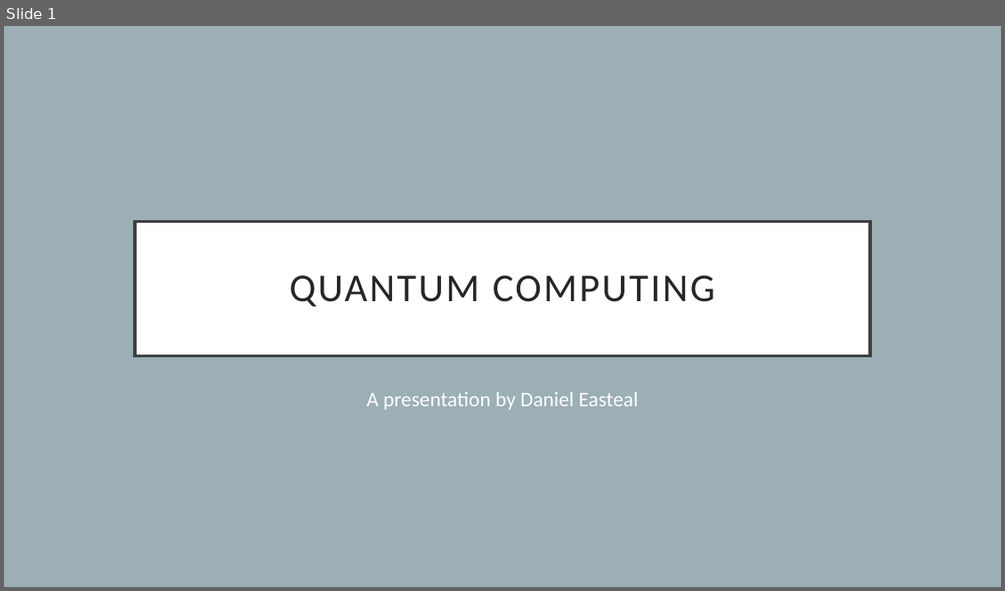
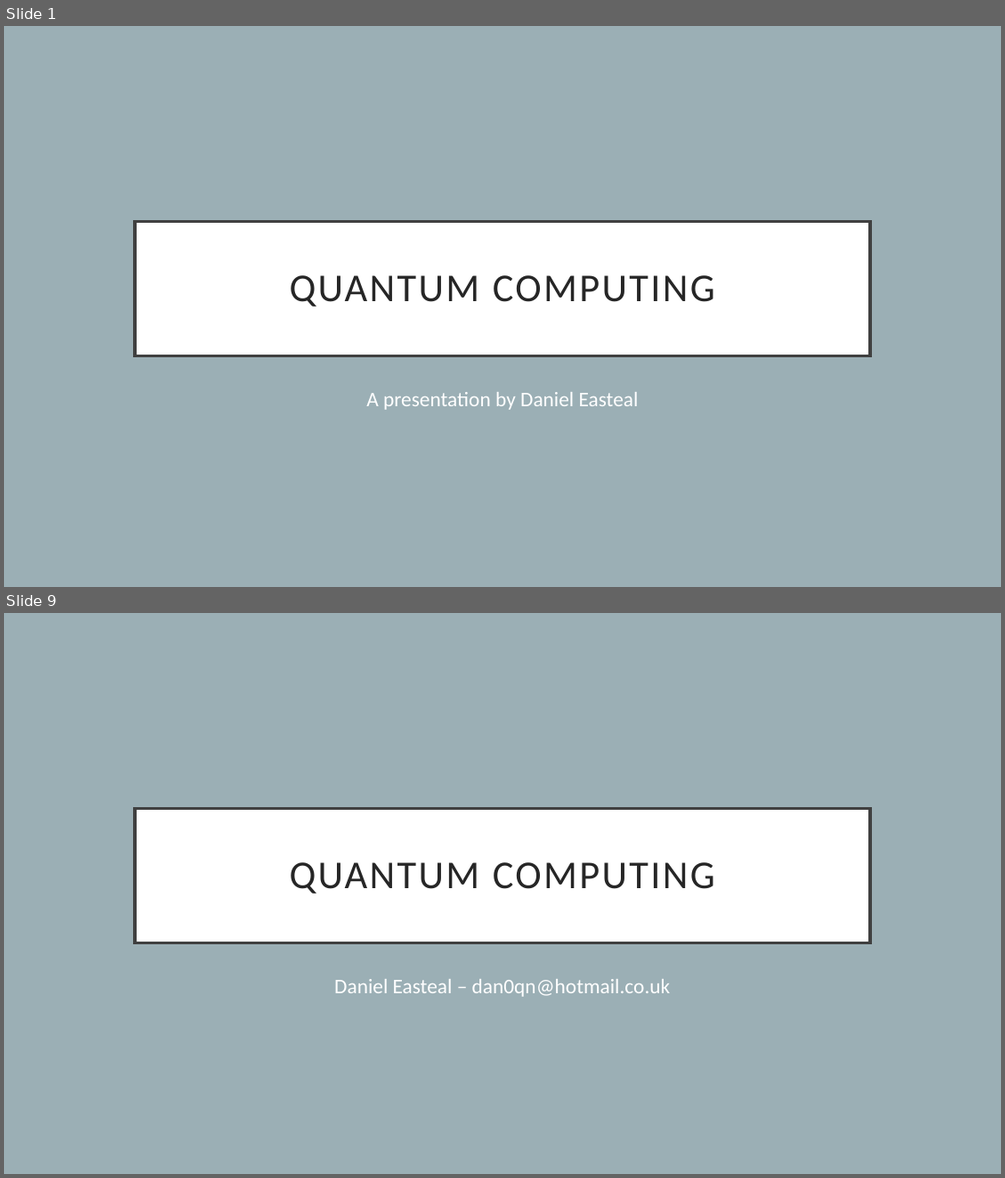
Before and after one commit to 446163/work, a slide deck: Daniel Easteals Quantum Computing.pptx. Shown one above the other, each under a label of ours: slide 1 before the commit, slides 1 and 9 after it; the slides between them are not shown. The pictures are 1005x591 and 1005x1178 pixels, drawn with LibreOffice and Linux fonts; fonts in the diff are those of the drawing. Boxes give left, top, right and bottom in pixels: in the first picture for what was removed or moved away, otherwise in the second. Text is boxed around its words. In the diff, an @@ line names an element or a change of style, - is before the commit and + after.

```diff
--- a/Daniel Easteals Quantum Computing.pptx
+++ b/Daniel Easteals Quantum Computing.pptx
@@ slide 9 added at <box>4,613,1001,1174</box>, background #9BAFB5 @@
@@ title added at <box>135,808,870,943</box>, fill #FFFFFF, outline #404040 3 pt, 38 pt, text #262626 @@
+QUANTUM COMPUTING
@@ subtitle added at <box>334,979,671,997</box>, 20 pt, text #FFFFFF @@
+Daniel Easteal – dan0qn@hotmail.co.uk
```
Also in this commit, not shown: 7 slides changed.
